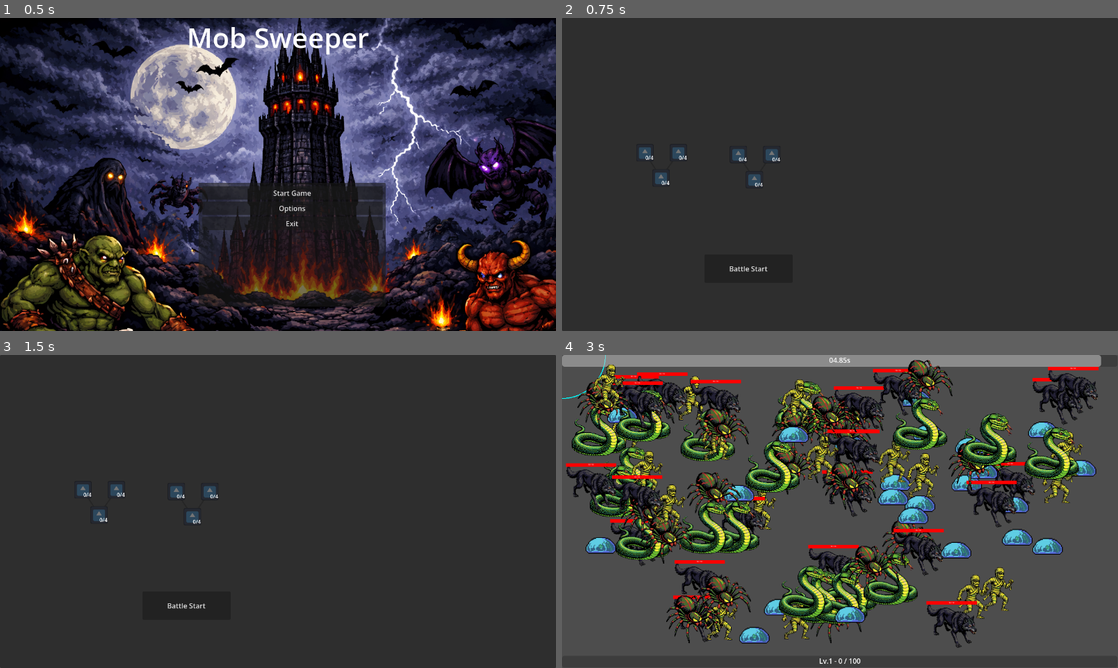
Above: before the commit, frames 1-4 (two rows, left to right).
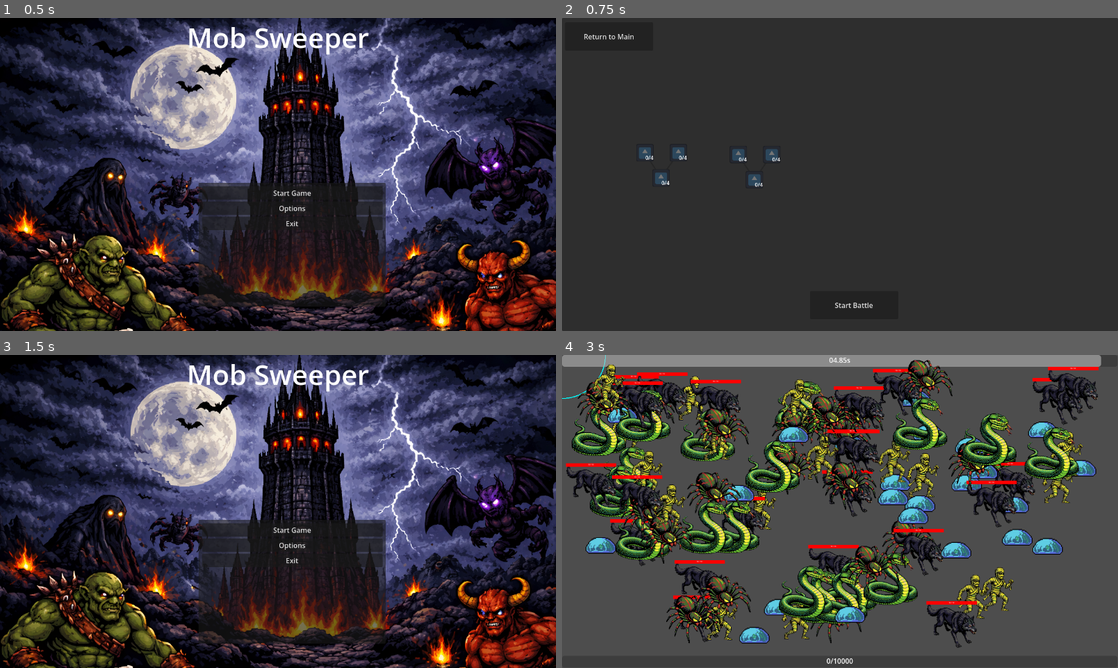
Above: after the commit, the same moments.

Repository: Chopstick83/godot_idle_arpg
Game: Godot game, scene res://mainmenu.tscn
Same seed, same stepped clock (60 frames per second), same inputs: the game is played once before the commit and once after it. The engine's default icon, where the game draws it, is replaced by a stand-in: a white triangle on a blue panel in a dark square.
Inputs (mouse positions are in pixels of both pictures, inside the frame that each line leads up to):
- Up to frame 1 (0.5 s): no input
- Up to frame 2 (0.75 s): click "Start Game" at 0.5 s
- Up to frame 3 (1.5 s): click (44, 373) at 1.25 s, where only the run after the commit has a clickable "Return to Main"
- Up to frame 4 (3 s): click (856, 530) at 2 s, where only the run after the commit has a clickable "Start Game"; click "Battle Start" (after the commit: "Start Battle") at 2.75 s

Frame 1 is identical in both runs. In frame 2, 0.2% of the frame differs, in the area x 4-56%, y 5-93%; in frame 3, 82%, in the area x 0-100%, y 0-100%; in frame 4, less than 0.1%.

Commit message:
feat: 마이너 업데이트
- 다국어 언어 변경 기능 추가
- 다국어 업데이트
- 재시작 시 경험치 데이터 표기 오류 수정
- 스킬트리에서 메인 메뉴로 돌아가기 추가

Diff:
--- a/Localizations/translations.csv
+++ b/Localizations/translations.csv
@@ -1,9 +1,13 @@
-KEYS,ko_KR,en_US,fr_FR,es_ES,de_DE,it_IT,ja_JP,zh_CN,zh_TW,pt_BR,pt_PT,ru_RU,el_GR,tr_TR,da_DK,no_NB,sv_SE,nl_NL,pl_PL,fi_FI,cs_CZ,hu_HU,ro_RO,th_TH
-STRING ID,KOREAN,ENGLISH,FRENCH,SPANISH,GERMAN,ITALIAN,JAPANESE,SIMPLIFIED CHINESE,TRADITIONAL CHINESE,Portuguese (Brazil),PORTUGUESE (PT),RUSSIAN,GREEK,TURKISH,DANISH,NORWEGIAN,SWEDISH,DUTCH,POLISH,FINNISH,CZECH,HUNGARIAN,ROMANIAN,THAI
-LANGUAGE_CODE,koKR,enUS enGB,frFR,esES esAR esMX,deDE deCH deAT,itIT itCH,jaJP,zhCN zhSG,zhTW zhHK zhMO,ptBR,ptPT,ruRU,elGR,trTR,daDK,noNB,svSE,nlNL,plPL,fiFI,csCZ,huHU,roRO,thTH
-LANGUAGE,한국어,English,Français,Español,Deutsch,Italiano,日本語,简体中文,繁體中文,Português,,РУССКИЙ,,,,,,,,,,,,
-LANGUAGE_EN,Korean,English,French,Spanish,German,Italian ,Japanese,Simplified Chinese,Traditional Chinese,Portuguese (Brazil),Portuguese,Russian,Greek,Turkish,Danish,Norwegian,Swedish,Dutch,Polish,Finnish,Czech,Hungarian,Romanian,Thai
-LANGUAGE_DIRECTION,ltr,ltr,ltr,ltr,ltr,ltr,ltr,ltr,ltr,ltr,ltr,ltr,ltr,ltr,ltr,ltr,ltr,ltr,ltr,ltr,ltr,ltr,ltr,ltr
-START_GAME,게임 시작,Start Game,,,,,,,,,,,,,,,,,,,,,,
-OPTIONS,설정,Options,,,,,,,,,,,,,,,,,,,,,,
-EXIT_GAME,게임 종료,Exit,,,,,,,,,,,,,,,,,,,,,,
+LANGUAGE_KEY,ko_KR,en_US,fr_FR,es_ES,de_DE,it_IT,ja_JP,zh_CN,zh_TW,pt_BR,ru_RU
+STRING_ID,KOREAN,ENGLISH,FRENCH,SPANISH,GERMAN,ITALIAN,JAPANESE,SIMPLIFIED CHINESE,TRADITIONAL CHINESE,Portuguese (Brazil),RUSSIAN
+LANGUAGE_CODE,koKR,enUS enGB,frFR,esES esAR esMX,deDE deCH deAT,itIT itCH,jaJP,zhCN zhSG,zhTW zhHK zhMO,ptBR,ruRU
+LANGUAGE_NAME,한국어,English,Français,Español,Deutsch,Italiano,日本語,简体中文,繁體中文,Português,РУССКИЙ
+LANGUAGE_EN,Korean,English,French,Spanish,German,Italian ,Japanese,Simplified Chinese,Traditional Chinese,Portuguese (Brazil),Russian
+LANGUAGE_DIRECTION,ltr,ltr,ltr,ltr,ltr,ltr,ltr,ltr,ltr,ltr,ltr
+LANGUAGE_NAME_KO_KR,한국어,한국어,,,,,,,,,
+LANGUAGE_NAME_EN_US,English,English,,,,,,,,,
+START_GAME,게임 시작,Start Game,,,,,,,,,
+OPTIONS,설정,Options,,,,,,,,,
+EXIT_GAME,게임 종료,Exit,,,,,,,,,
+LANGUAGE,언어,Language,,,,,,,,,
+BACK,뒤로가기,Back,,,,,,,,,
--- a/SkillTree/skill_tree.gd
+++ b/SkillTree/skill_tree.gd
@@ -1,4 +1,7 @@
 extends Control
+
+func _on_return_to_main_button_pressed() -> void:
+	get_tree().change_scene_to_file("res://mainmenu.tscn")
 
 func _on_battle_start_button_pressed() -> void:
 	get_tree().change_scene_to_file("res://main.tscn")
--- a/SkillTree/skill_tree.tscn
+++ b/SkillTree/skill_tree.tscn
@@ -19,6 +19,14 @@
 anchor_bottom = 1.0
 grow_horizontal = 2
 grow_vertical = 2
+
+[node name="ReturnToMainButton" type="Button" parent="Panel" unique_id=1756834206]
+layout_mode = 0
+offset_left = 7.0
+offset_top = 10.0
+offset_right = 210.0
+offset_bottom = 75.0
+text = "Return to Main"
 
 [node name="ExtendTime" parent="Panel" unique_id=1047147698 instance=ExtResource("1_qyskh")]
 layout_mode = 0
@@ -68,10 +76,11 @@
 
 [node name="BattleStartButton" type="Button" parent="." unique_id=1847335580]
 layout_mode = 0
-offset_left = 328.0
-offset_top = 544.0
-offset_right = 531.0
-offset_bottom = 609.0
-text = "Battle Start"
+offset_left = 571.0
+offset_top = 628.0
+offset_right = 774.0
+offset_bottom = 693.0
+text = "Start Battle"
 
+[connection signal="pressed" from="Panel/ReturnToMainButton" to="." method="_on_return_to_main_button_pressed"]
 [connection signal="pressed" from="BattleStartButton" to="." method="_on_battle_start_button_pressed"]
--- a/main.gd
+++ b/main.gd
@@ -50,11 +50,12 @@
 	user_save_data = SaveManager.load_game()
 
 	collision_shape_2d.shape.radius = mouse_radius
+
 	exp_progress_bar.max_value = user_save_data.max_xp
+	exp_progress_bar.value = user_save_data.xp
 
 	reset_enemies()
 	reset_timer(user_save_data.wait_time)
-	update_exp_text(user_save_data.xp)
 
 func reset_enemies():
 	var num_enemies = 100
--- a/mainmenu.gd
+++ b/mainmenu.gd
@@ -14,12 +14,16 @@
 const LANGUAGE_KEY = ["en_US", "ko_KR"]
 
 func _ready() -> void:
+	update_ui_text()
+	for key in LANGUAGE_KEY:
+		language_options.add_item(tr("LANGUAGE_NAME_" + key.to_upper()))
+
+func update_ui_text():
 	start_button.text = tr("START_GAME")
 	options_button.text = tr("OPTIONS")
 	exit_button.text = tr("EXIT_GAME")
-
-	for key in LANGUAGE_KEY:
-		language_options.add_item(key)
+	language_label.text = tr("LANGUAGE")
+	back_button.text = tr("BACK")
 
 func _on_start_button_pressed() -> void:
 	get_tree().change_scene_to_file("res://SkillTree/skill_tree.tscn")
@@ -37,3 +41,4 @@
 
 func _on_language_options_item_selected(index: int) -> void:
 	TranslationServer.set_locale(LANGUAGE_KEY[index])
+	update_ui_text()
Not shown, changed: Localizations/translations.csv.import
Binary file changed: Localizations/translations.de_DE.translation
Binary file changed: Localizations/translations.en_US.translation
Binary file changed: Localizations/translations.es_ES.translation
Binary file changed: Localizations/translations.fr_FR.translation
Binary file changed: Localizations/translations.it_IT.translation
Binary file changed: Localizations/translations.ja_JP.translation
Binary file changed: Localizations/translations.ko_KR.translation
Binary file changed: Localizations/translations.pt_BR.translation
Binary file changed: Localizations/translations.ru_RU.translation
Binary file changed: Localizations/translations.zh_CN.translation
Binary file changed: Localizations/translations.zh_TW.translation
